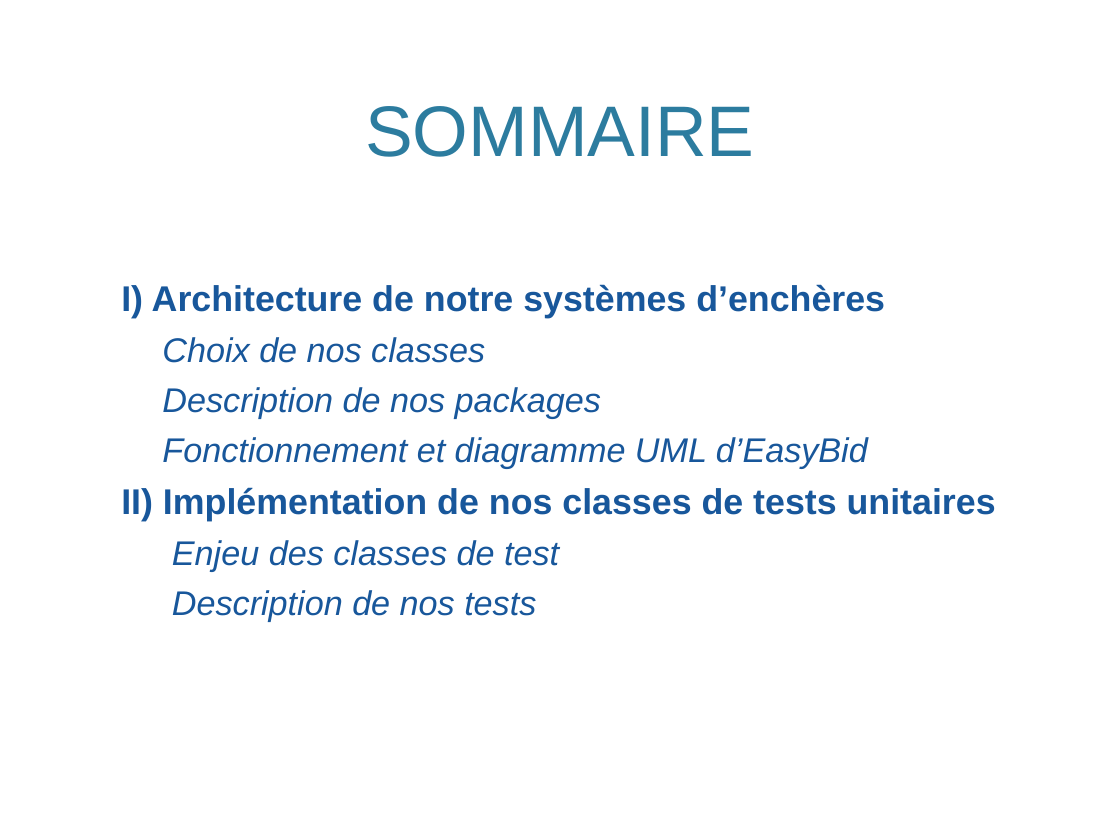
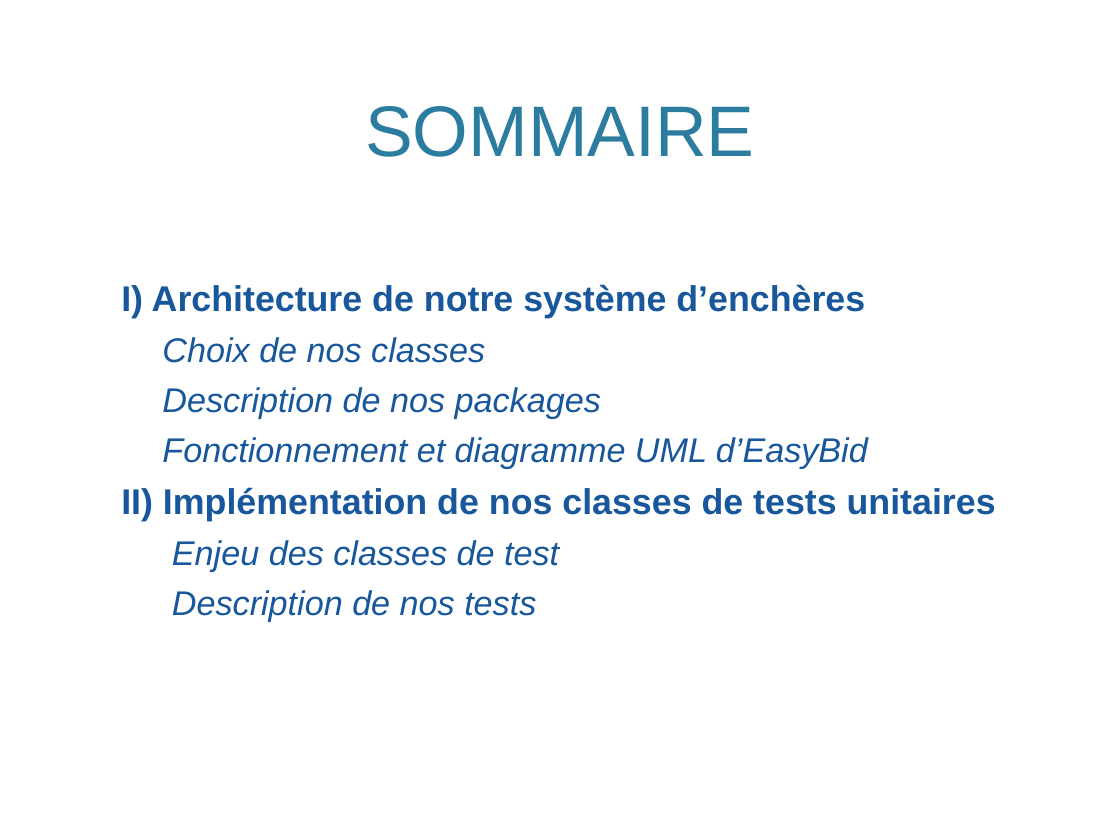
Before and after one commit to EzioGalante/ProjetPOO, a slide deck: slide 2 of Doc/EasyBid.pptx. Drawn at 1120x840 pixels with LibreOffice and Linux fonts; fonts in the diff are those of the drawing; background and template pictures are left out. Boxes give left, top, right and bottom in pixels: in the first picture for what was removed or moved away, otherwise in the second. Text is boxed around its words. In the diff, an @@ line names an element or a change of style, - is before the commit and + after.

```diff
--- a/Doc/EasyBid.pptx
+++ b/Doc/EasyBid.pptx
@@ text at [121,284,865,318]: text changed @@
-I) Architecture de notre systèmes d’enchères
+I) Architecture de notre système d’enchères
```
Also in this commit, not shown: 1 other slide changed, 1 slide added.
